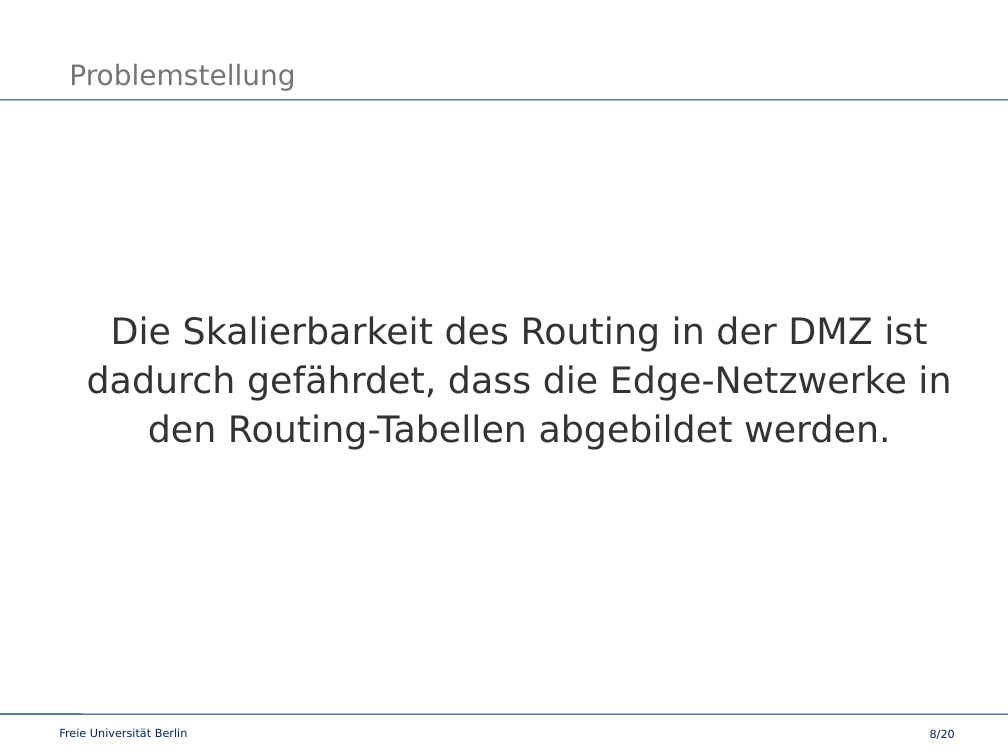
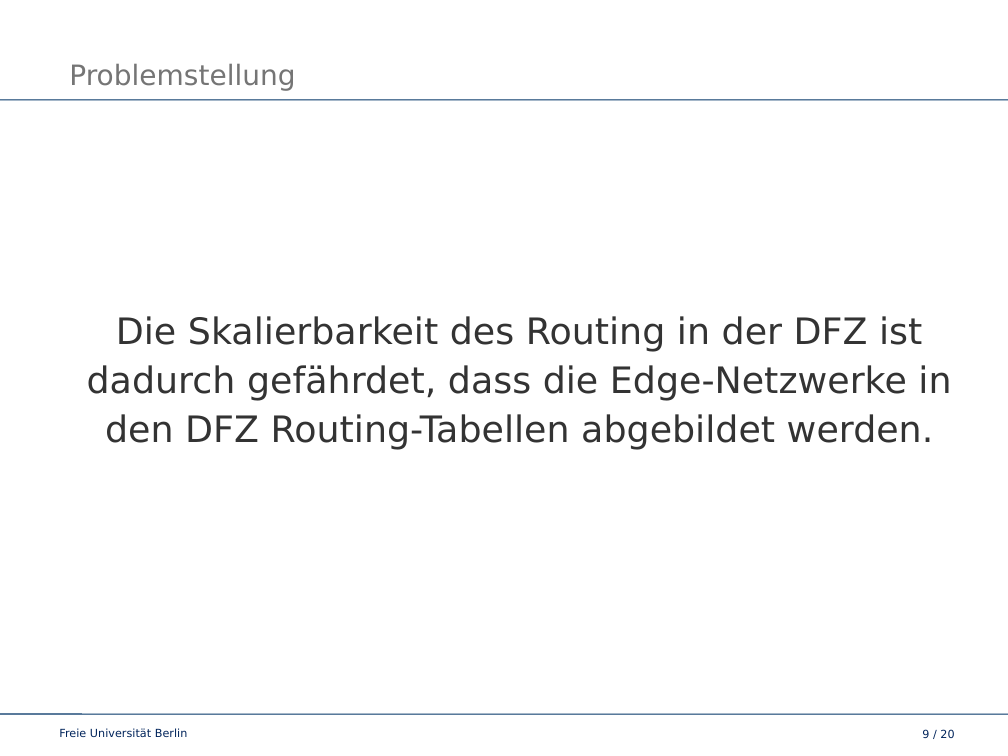
Before and after one commit to slomo/whyTheInternetSucks, a slide deck: slide 9 of talk/presentation.odp (slide 8 before the commit). Drawn at 1008x756 pixels with LibreOffice and Linux fonts; fonts in the diff are those of the drawing; background and template pictures are left out. Boxes give left, top, right and bottom in pixels: in the first picture for what was removed or moved away, otherwise in the second. Text is boxed around its words. In the diff, an @@ line names an element or a change of style, - is before the commit and + after.

```diff
--- a/talk/presentation.odp
+++ b/talk/presentation.odp
@@ subtitle at box(87, 316, 951, 450): text changed @@
-Die Skalierbarkeit des Routing in der DMZ ist dadurch gefährdet, dass die Edge-Netzwerke in den Routing-Tabellen abgebildet werden.
+Die Skalierbarkeit des Routing in der DFZ ist dadurch gefährdet, dass die Edge-Netzwerke in den DFZ Routing-Tabellen abgebildet werden.
@@ page number at box(922, 729, 954, 738): text changed @@
-8/20
+9 / 20
```
Also in this commit, not shown: 12 other slides changed, 5 slides added, 3 slides removed.
